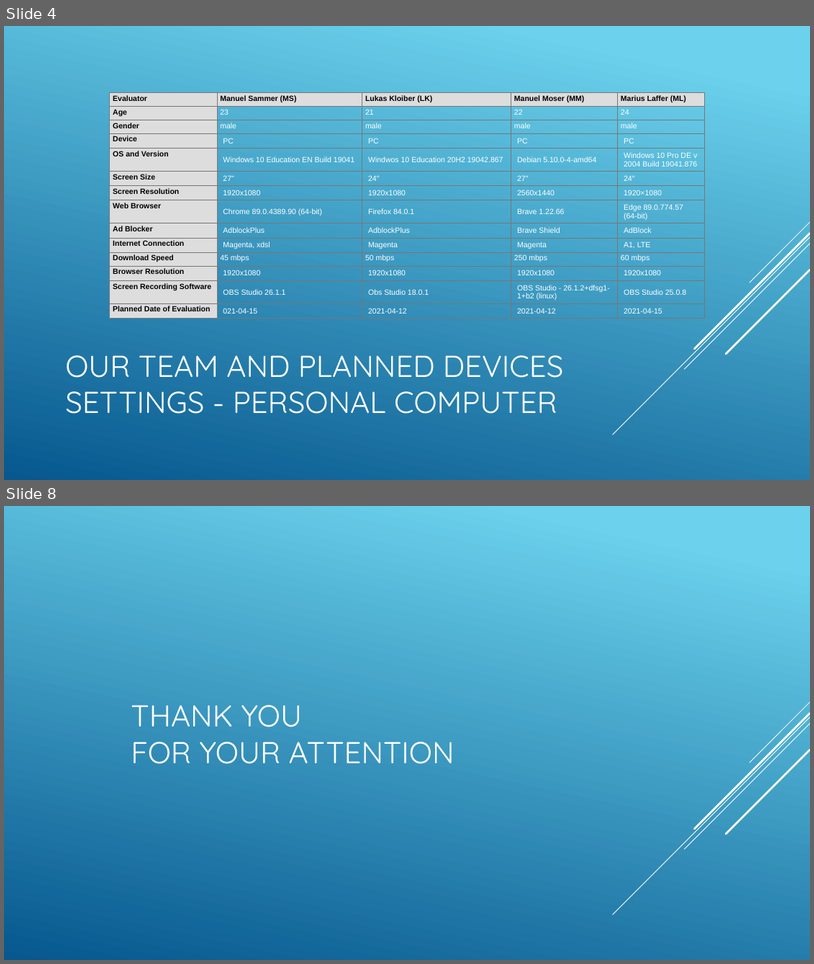
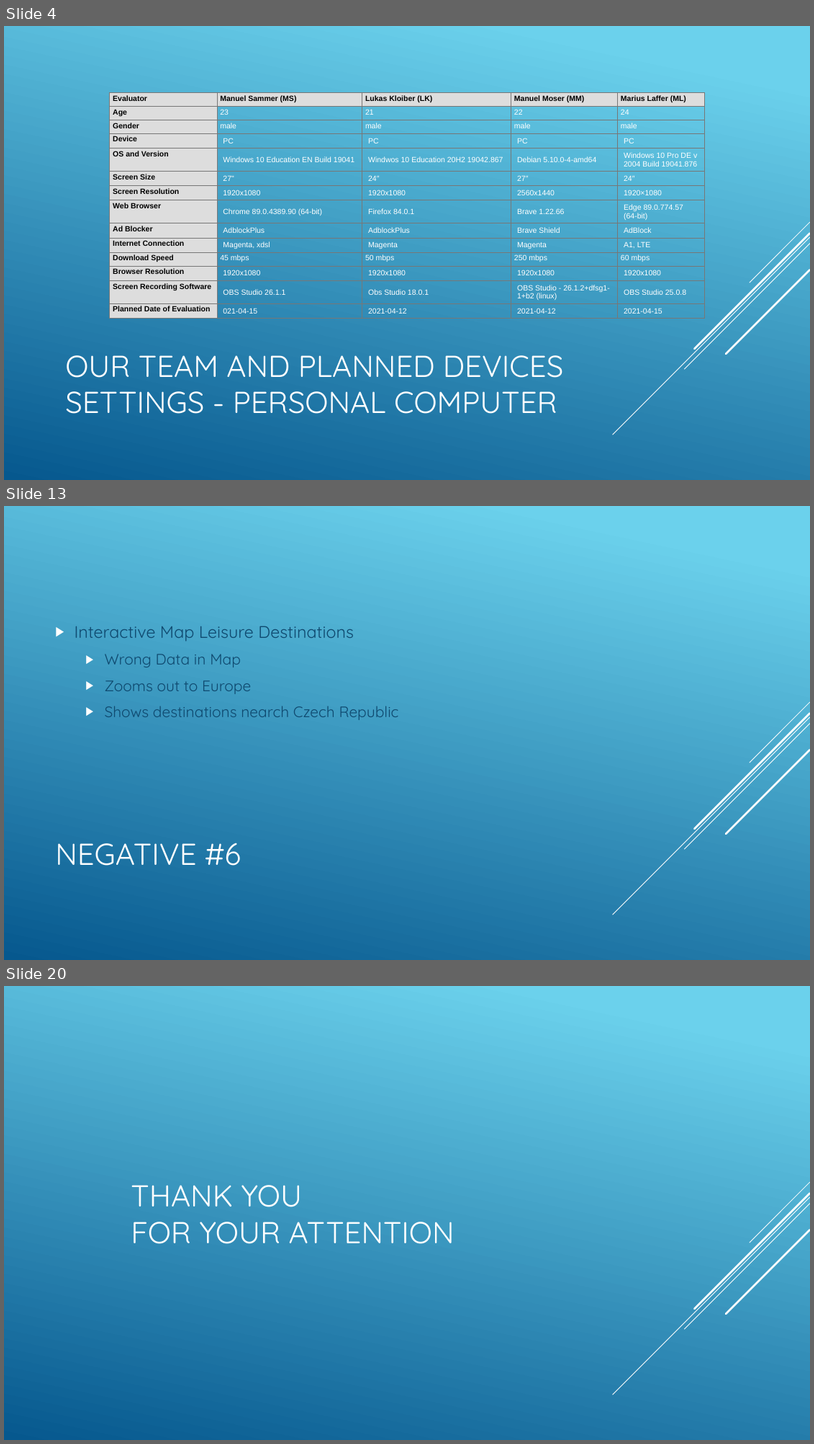
Before and after one commit to Deadmann1/hci_06_06, a slide deck: presentation/presentation.pptx. Shown one above the other, each under a label of ours: slides 4 and 8 before the commit, slides 4, 13 and 20 after it; the slides between them are not shown. The pictures are 814x964 and 814x1444 pixels, drawn with LibreOffice and Linux fonts; fonts in the diff are those of the drawing. Boxes give left, top, right and bottom in pixels: in the first picture for what was removed or moved away, otherwise in the second. Text is boxed around its words. In the diff, an @@ line names an element or a change of style, - is before the commit and + after.

```diff
--- a/presentation/presentation.pptx
+++ b/presentation/presentation.pptx
@@ slide 13 added at [4, 506, 810, 960], background gradient #6ED2EB to #06588E; not listed: 5 template elements that a slide beside it also shows @@
@@ text added at [75, 626, 399, 720], 18 pt, text #0F496F @@
+▶ Interactive Map Leisure Destinations
+  ▶ Wrong Data in Map
+  ▶ Zooms out to Europe
+  ▶ Shows destinations nearch Czech Republic
@@ title added at [55, 842, 241, 865], 36 pt, text #FFFFFF @@
+NEGATIVE #6
@@ what was slide 8 is now slide 20 @@
```
Also in this commit, not shown: 2 slides changed, 14 other slides added, 3 slides removed, 3 other files.
